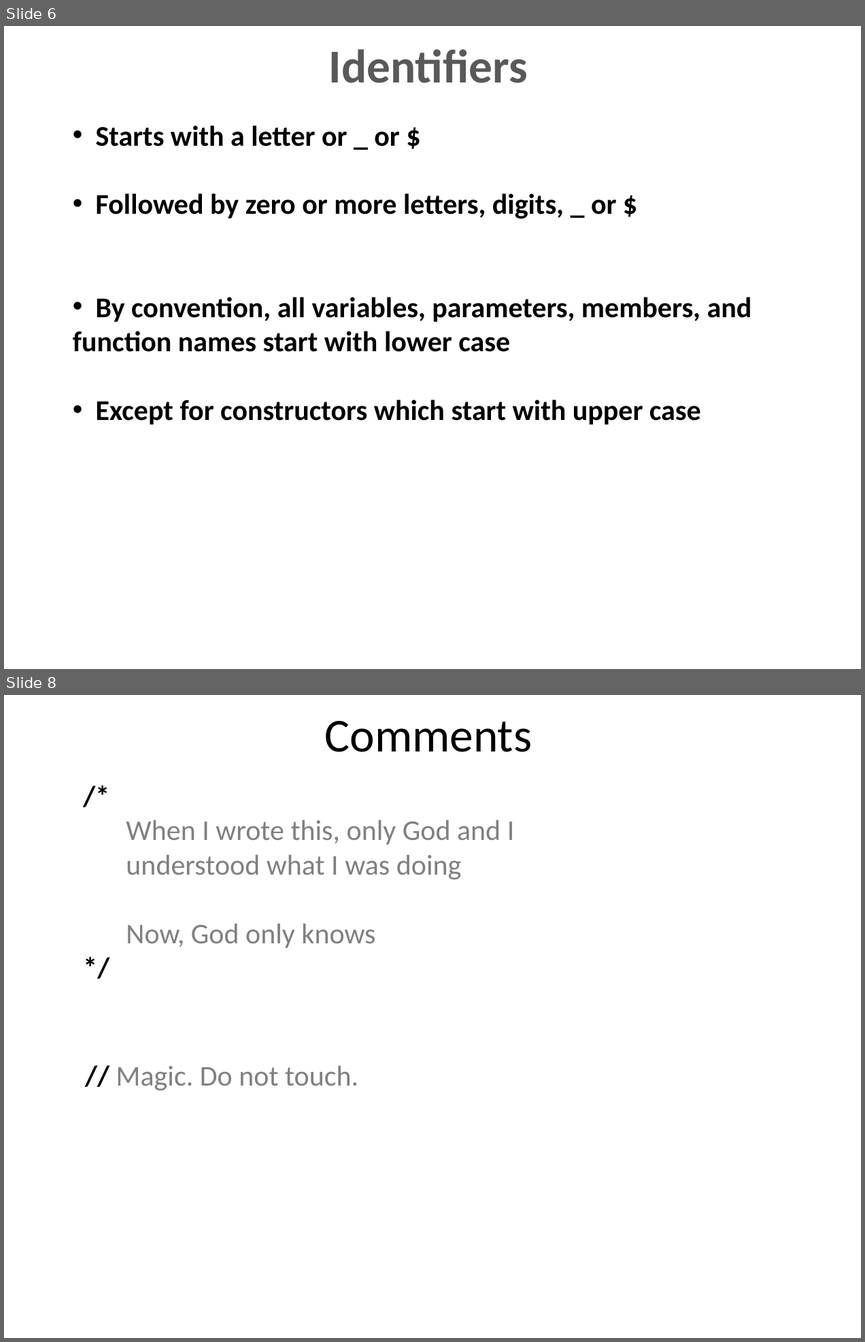
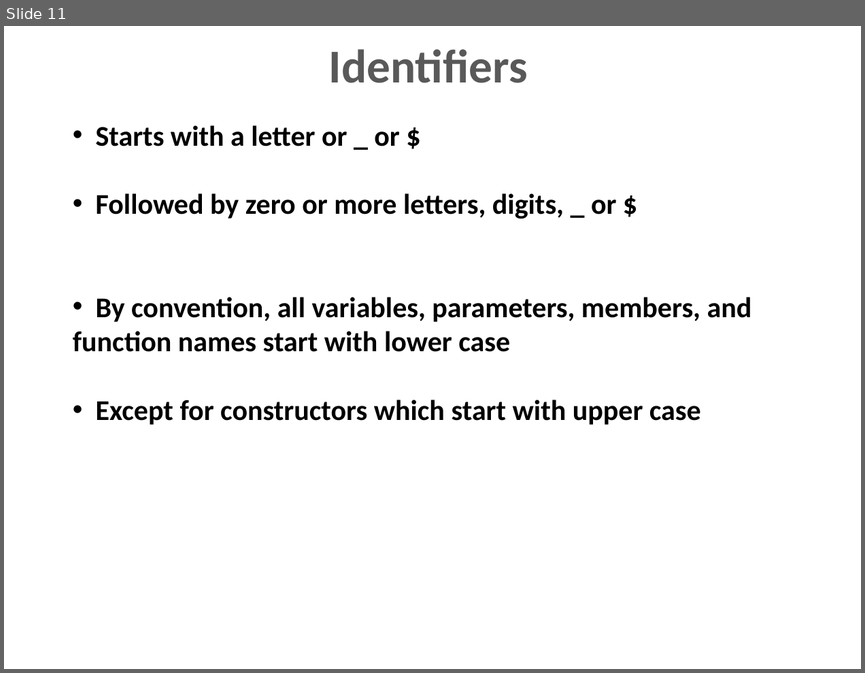
Before and after one commit to dzmitry-varabei/front-end-course, a slide deck: js-data-types/Data_types.pptx. Shown one above the other, each under a label of ours: slides 6 and 8 before the commit, slide 11 after it; the slides between them are not shown. The pictures are 865x1342 and 865x673 pixels, drawn with LibreOffice and Linux fonts; fonts in the diff are those of the drawing. Boxes give left, top, right and bottom in pixels: in the first picture for what was removed or moved away, otherwise in the second. Text is boxed around its words. In the diff, an @@ line names an element or a change of style, - is before the commit and + after.

```diff
--- a/js-data-types/Data_types.pptx
+++ b/js-data-types/Data_types.pptx
@@ slide 8 removed at box(4, 695, 861, 1338), background #FFFFFF @@
@@ title removed at box(325, 721, 532, 752) @@
-Comments
@@ text removed at box(126, 820, 515, 948) @@
-/*
-  When I wrote this, only God and I understood what I was doing
-  Now, God only knows
-*/
@@ text removed at box(116, 1066, 358, 1090) @@
-// Magic. Do not touch.
@@ what was slide 6 is now slide 11 @@
```
Also in this commit, not shown: 1 slide changed, 6 slides added, 4 other slides removed, 6 other files.
